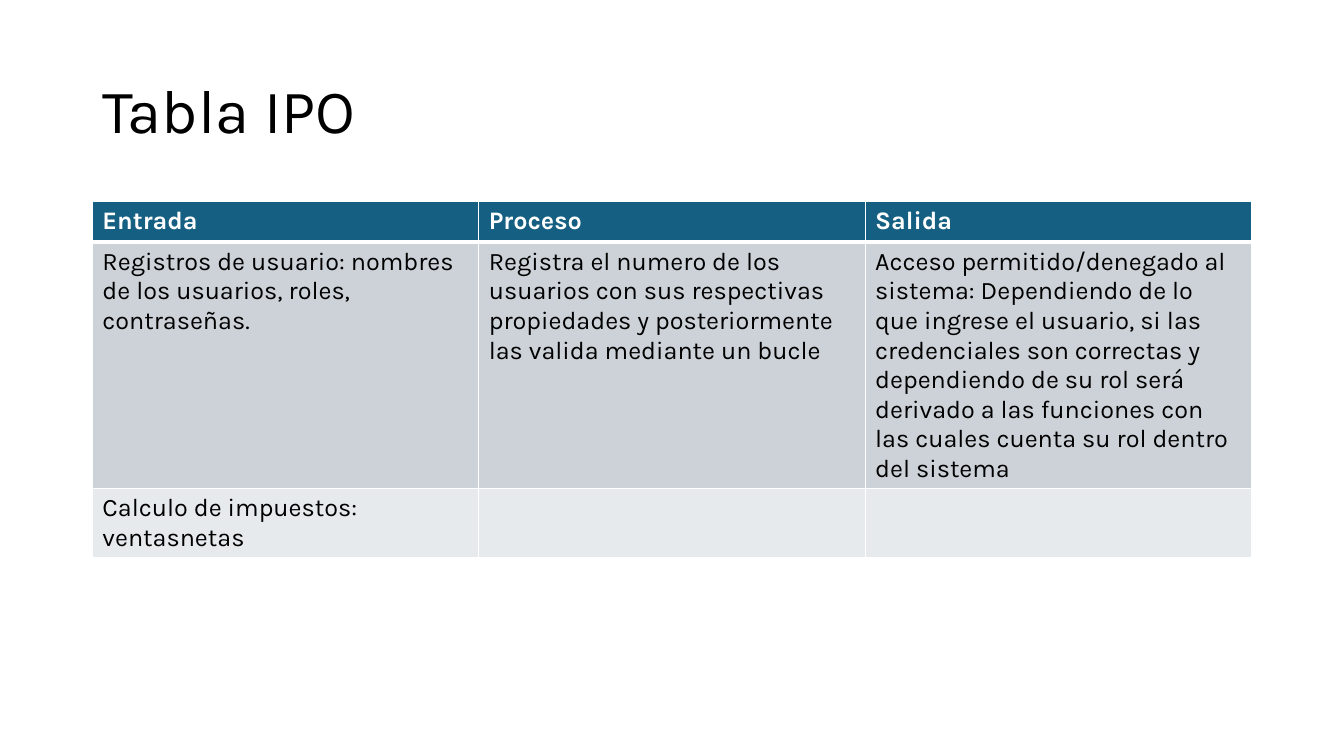
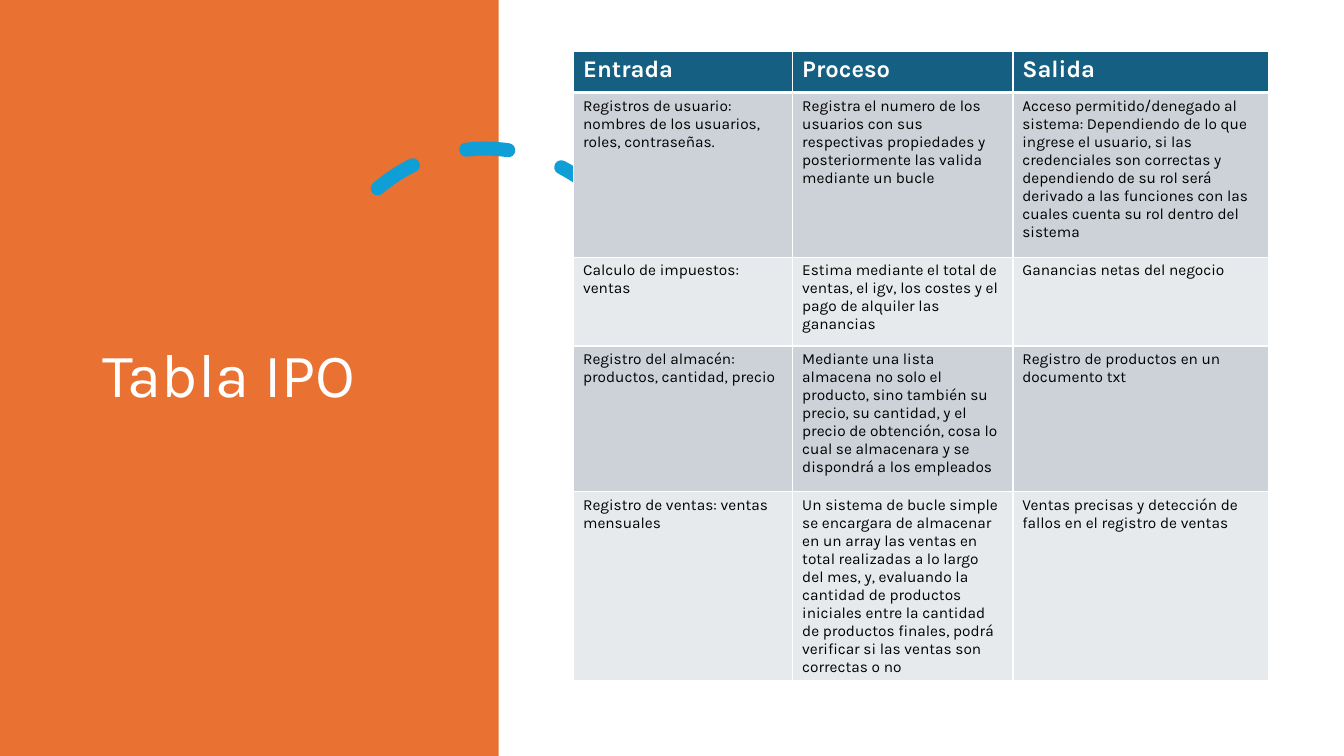
Before and after one commit to Guess2007/FUNDAMENTOS-DE-PROGRAMACION, a slide deck: slide 5 of Caso de la bodega.pptx. Drawn at 1344x756 pixels with LibreOffice and Linux fonts; fonts in the diff are those of the drawing. Boxes give left, top, right and bottom in pixels: in the first picture for what was removed or moved away, otherwise in the second. Text is boxed around its words. In the diff, an @@ line names an element or a change of style, - is before the commit and + after.

```diff
--- a/Caso de la bodega.pptx
+++ b/Caso de la bodega.pptx
@@ rectangle added at <box>0,0,499,756</box>, fill #E97132 @@
@@ table at <box>574,51,1268,676</box> @@
-row 3: Calculo de impuestos: ventasnetas |  | 
+row 3: Calculo de impuestos: ventas | Estima mediante el total de ventas, el igv, los costes y el pago de alquiler las ganancias | Ganancias netas del negocio
+row 4: Registro del almacén: productos, cantidad, precio | Mediante una lista almacena no solo el producto, sino también su precio, su cantidad, y el precio de obtención, cosa lo cual se almacenara y se dispondrá a los empleados | Registro de productos en un documento txt
+row 5: Registro de ventas: ventas mensuales | Un sistema de bucle simple se encargara de almacenar en un array las ventas en total realizadas a lo largo del mes, y, evaluando la cantidad de productos iniciales entre la cantidad de productos finales, podrá verificar si las ventas son correctas o no | Ventas precisas y detección de fallos en el registro de ventas
@@ table: place and size @@
-table at <box>93,202,1251,566</box>
+table at <box>574,51,1268,676</box>
@@ title "Tabla IPO": place and size @@
-title "Tabla IPO" at <box>102,91,355,134</box>
+title "Tabla IPO" at <box>102,355,355,398</box>
@@ title "Tabla IPO" at <box>102,355,355,398</box>: text colour #000000 to #FFFFFF @@
@@ arc (boxed as its full ellipse) added at <box>285,113,686,513</box>, outline #0F9ED5 10 pt dashed @@
```
Also in this commit, not shown: 3 other slides changed, 1 slide added.
